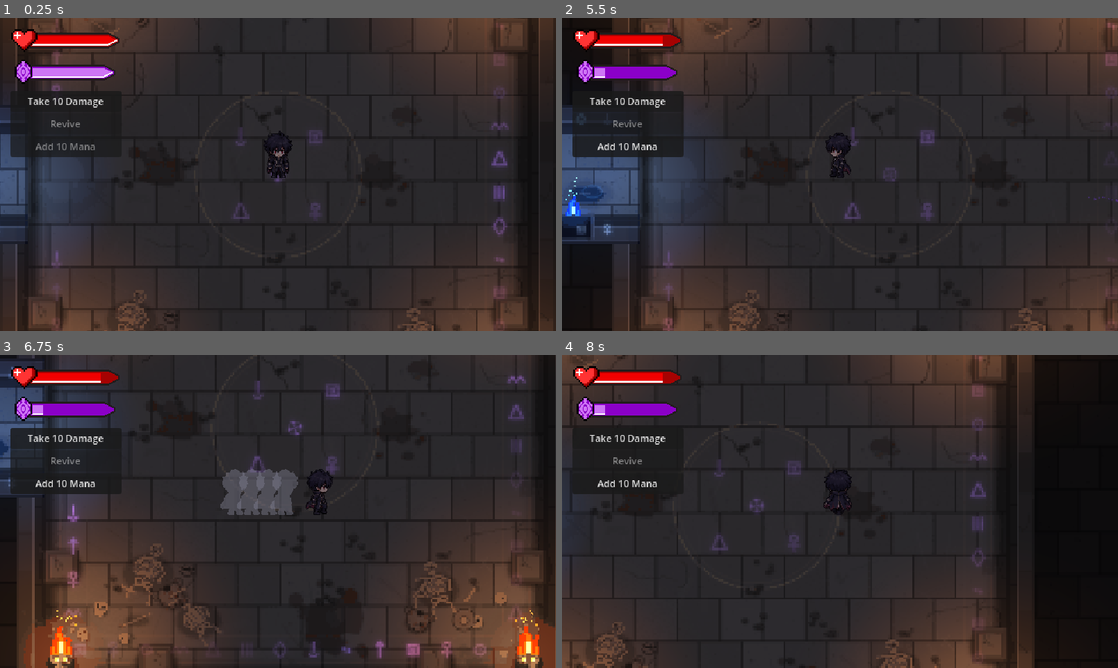
Above: before the commit, frames 1-4 (two rows, left to right).
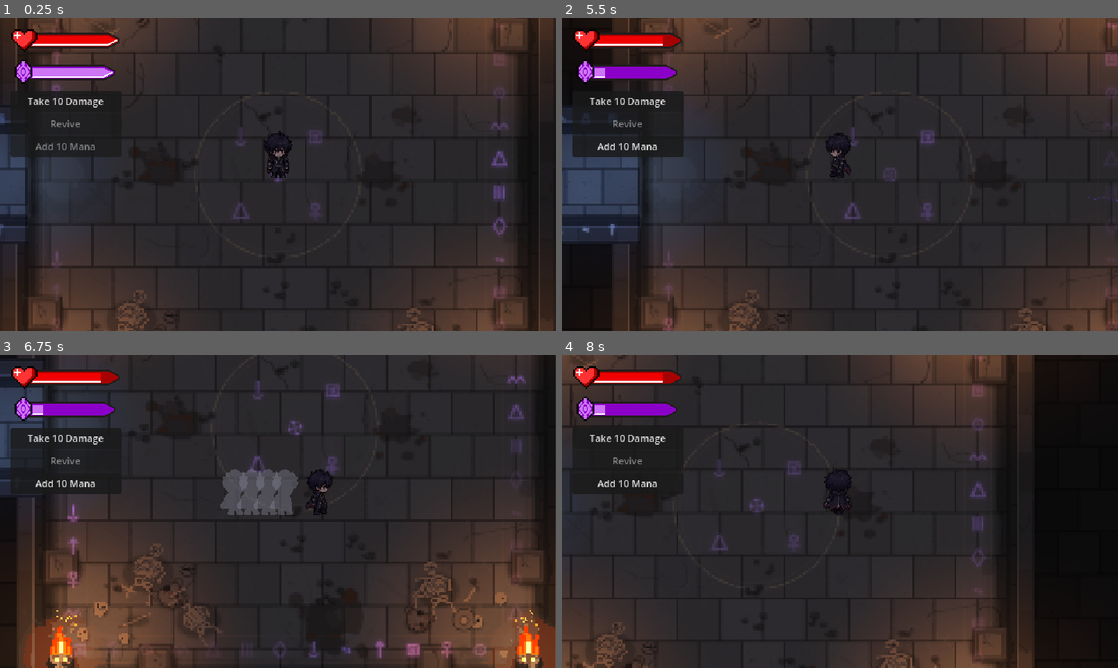
Above: after the commit, the same moments.

Repository: FahmiMj/godot-gta7
Game: Godot game, scene res://flat_map.tscn
Same seed, same stepped clock (60 frames per second), same inputs: the game is played once before the commit and once after it.
Inputs (mouse positions are in pixels of both pictures, inside the frame that each line leads up to):
- Up to frame 1 (0.25 s): no input
- Up to frame 2 (5.5 s): click "Take 10 Damage" at 0.5 s; tap Enter at 1.25 s; move the mouse to (962, 158) at 1.27 s; hold D (move_right) 1.28-2.03 s; hold E (attack) 1.28-2.03 s; move the mouse to (728, 190) at 2.02 s; hold S (move_down) 2.03-2.78 s; tap Q (flash_step) at 2.1, 3.6, 5.1 s; move the mouse to (895, 105) at 2.77 s; hold D (move_right) 2.78-3.53 s; hold E (attack) 2.78-3.53 s; move the mouse to (812, 237) at 3.52 s; hold W (move_up) 3.53-4.28 s; move the mouse to (1006, 221) at 4.27 s; hold E (attack) 4.28-5.03 s; hold A (move_left) from 4.28 s (still down); move the mouse to (673, 127) at 5.02 s
- Up to frame 3 (6.75 s): move the mouse to (305, 511) at 5.77 s; release A (move_left) at 5.78 s; hold S (move_down) 5.78-6.53 s; hold E (attack) 5.78-6.53 s; move the mouse to (194, 433) at 6.52 s; hold D (move_right) from 6.53 s (still down); tap Q (flash_step) at 6.6 s
- Up to frame 4 (8 s): move the mouse to (962, 495) at 7.27 s; release D (move_right) at 7.28 s; hold W (move_up) from 7.28 s (still down); hold E (attack) from 7.28 s (still down)

The runs differ from the first frame. In frame 1, 0.7% of the frame differs, in the area x 0-11%, y 30-77%; in frame 2, 2.3%, in the area x 0-20%, y 30-77%; in frame 3, 0.5%; in frame 4, less than 0.1%.

Commit message:
feat: lengthen corridor, add colliding storage racks and grate eyes
Doubles the inscribed corridor to 1500 units and shifts room 2 west to match. Adds symmetrical rack rows (barrels NW/SE, crates NE/SW) with collision, and a scripted amber-eye glimpse that peeks between the metal grate bars at random intervals.

Diff:
--- a/flat_map.tscn
+++ b/flat_map.tscn
@@ -18,6 +18,7 @@
 [ext_resource type="Shader" path="res://assets/shaders/summon_ring.gdshader" id="17_ring_shader"]
 [ext_resource type="Texture2D" path="res://assets/torch_flame_blue.png" id="18_blue_flame"]
 [ext_resource type="Script" path="res://scripts/water_ripple.gd" id="19_ripple"]
+[ext_resource type="Script" path="res://scripts/grate_eyes.gd" id="20_grate_eyes"]
 
 [sub_resource type="ShaderMaterial" id="ShaderMaterial_corridor_glyph"]
 shader = ExtResource("8_glyph_shader")
@@ -40,7 +41,7 @@
 size = Vector2(100, 850)
 
 [sub_resource type="RectangleShape2D" id="RectangleShape2D_corridor_wall"]
-size = Vector2(750, 100)
+size = Vector2(1500, 100)
 
 [sub_resource type="RectangleShape2D" id="RectangleShape2D_room2_h"]
 size = Vector2(2300, 100)
@@ -50,6 +51,12 @@
 
 [sub_resource type="RectangleShape2D" id="RectangleShape2D_room2_east"]
 size = Vector2(100, 900)
+
+[sub_resource type="RectangleShape2D" id="RectangleShape2D_rack_wide"]
+size = Vector2(480, 214)
+
+[sub_resource type="RectangleShape2D" id="RectangleShape2D_rack_narrow"]
+size = Vector2(360, 214)
 
 [sub_resource type="Gradient" id="Gradient_light"]
 offsets = PackedFloat32Array(0, 0.42, 0.78, 1)
@@ -95,18 +102,18 @@
 texture = ExtResource("7_glyph")
 
 [node name="Corridor" type="Sprite2D" parent="."]
-position = Vector2(-1275, 0)
+position = Vector2(-1650, 0)
 texture_filter = 1
 texture = ExtResource("14_corridor")
 
 [node name="CorridorGlyphs" type="Sprite2D" parent="."]
 material = SubResource("ShaderMaterial_corridor_glyph")
-position = Vector2(-1275, 0)
+position = Vector2(-1650, 0)
 texture_filter = 1
 texture = ExtResource("15_corridor_glyph")
 
 [node name="Room2" type="Sprite2D" parent="."]
-position = Vector2(-2700, 0)
+position = Vector2(-3450, 0)
 texture_filter = 1
 texture = ExtResource("13_room2")
 
@@ -114,31 +121,35 @@
 
 [node name="RingNW" type="Sprite2D" parent="SummonRings"]
 material = SubResource("ShaderMaterial_ring")
-position = Vector2(-3490, -690)
+position = Vector2(-4240, -690)
 texture_filter = 1
 texture = ExtResource("16_ring")
 
 [node name="RingNE" type="Sprite2D" parent="SummonRings"]
 material = SubResource("ShaderMaterial_ring")
-position = Vector2(-1910, -690)
+position = Vector2(-2660, -690)
 texture_filter = 1
 texture = ExtResource("16_ring")
 
 [node name="RingSW" type="Sprite2D" parent="SummonRings"]
 material = SubResource("ShaderMaterial_ring")
-position = Vector2(-3490, 690)
+position = Vector2(-4240, 690)
 texture_filter = 1
 texture = ExtResource("16_ring")
 
 [node name="RingSE" type="Sprite2D" parent="SummonRings"]
 material = SubResource("ShaderMaterial_ring")
-position = Vector2(-1910, 690)
+position = Vector2(-2660, 690)
 texture_filter = 1
 texture = ExtResource("16_ring")
 
 [node name="PuddleRipples" type="Node2D" parent="."]
 script = ExtResource("19_ripple")
-positions = PackedVector2Array(-3090, -290, -2440, -430, -2170, -230, -2840, 340, -2380, 530, -3200, 590, -2730, -70, -1350, -10, -1090, 70)
+positions = PackedVector2Array(-3840, -290, -3190, -430, -2920, -230, -3590, 340, -3130, 530, -3950, 590, -3480, -70, -2040, -10, -1640, 70, -1260, -20)
+
+[node name="GrateEyes" type="Node2D" parent="."]
+script = ExtResource("20_grate_eyes")
+positions = PackedVector2Array(-3550, 670, -3070, -665, -3930, -390, -2920, 215)
 
 [node name="TorchFlames" type="Node2D" parent="."]
 
@@ -177,7 +188,7 @@
 [node name="Room2Flames" type="Node2D" parent="."]
 
 [node name="FlameNW" type="Sprite2D" parent="Room2Flames"]
-position = Vector2(-3250, -1010)
+position = Vector2(-4000, -1010)
 texture_filter = 1
 texture = ExtResource("18_blue_flame")
 hframes = 6
@@ -186,7 +197,7 @@
 ember_color = Color(0.52, 0.78, 1, 0.9)
 
 [node name="FlameNE" type="Sprite2D" parent="Room2Flames"]
-position = Vector2(-2150, -1010)
+position = Vector2(-2900, -1010)
 texture_filter = 1
 texture = ExtResource("18_blue_flame")
 hframes = 6
@@ -195,7 +206,7 @@
 ember_color = Color(0.52, 0.78, 1, 0.9)
 
 [node name="FlameSW" type="Sprite2D" parent="Room2Flames"]
-position = Vector2(-3250, 950)
+position = Vector2(-4000, 950)
 texture_filter = 1
 texture = ExtResource("18_blue_flame")
 hframes = 6
@@ -204,7 +215,7 @@
 ember_color = Color(0.52, 0.78, 1, 0.9)
 
 [node name="FlameSE" type="Sprite2D" parent="Room2Flames"]
-position = Vector2(-2150, 950)
+position = Vector2(-2900, 950)
 texture_filter = 1
 texture = ExtResource("18_blue_flame")
 hframes = 6
@@ -215,7 +226,7 @@
 [node name="CorridorFlames" type="Node2D" parent="."]
 
 [node name="FlameW" type="Sprite2D" parent="CorridorFlames"]
-position = Vector2(-1410, -150)
+position = Vector2(-1950, -150)
 scale = Vector2(0.7, 0.7)
 texture_filter = 1
 texture = ExtResource("18_blue_flame")
@@ -227,7 +238,7 @@
 ember_color = Color(0.52, 0.78, 1, 0.9)
 
 [node name="FlameE" type="Sprite2D" parent="CorridorFlames"]
-position = Vector2(-1140, 150)
+position = Vector2(-1350, 150)
 scale = Vector2(0.7, 0.7)
 texture_filter = 1
 texture = ExtResource("18_blue_flame")
@@ -264,32 +275,50 @@
 shape = SubResource("RectangleShape2D_wall_v")
 
 [node name="CorridorTop" type="CollisionShape2D" parent="Walls"]
-position = Vector2(-1275, -200)
+position = Vector2(-1650, -200)
 shape = SubResource("RectangleShape2D_corridor_wall")
 
 [node name="CorridorBottom" type="CollisionShape2D" parent="Walls"]
-position = Vector2(-1275, 200)
+position = Vector2(-1650, 200)
 shape = SubResource("RectangleShape2D_corridor_wall")
 
 [node name="Room2North" type="CollisionShape2D" parent="Walls"]
-position = Vector2(-2700, -1000)
+position = Vector2(-3450, -1000)
 shape = SubResource("RectangleShape2D_room2_h")
 
 [node name="Room2South" type="CollisionShape2D" parent="Walls"]
-position = Vector2(-2700, 1000)
+position = Vector2(-3450, 1000)
 shape = SubResource("RectangleShape2D_room2_h")
 
 [node name="Room2West" type="CollisionShape2D" parent="Walls"]
-position = Vector2(-3800, 0)
+position = Vector2(-4550, 0)
 shape = SubResource("RectangleShape2D_room2_v")
 
 [node name="Room2EastNorth" type="CollisionShape2D" parent="Walls"]
-position = Vector2(-1600, -600)
+position = Vector2(-2350, -600)
 shape = SubResource("RectangleShape2D_room2_east")
 
 [node name="Room2EastSouth" type="CollisionShape2D" parent="Walls"]
-position = Vector2(-1600, 600)
+position = Vector2(-2350, 600)
 shape = SubResource("RectangleShape2D_room2_east")
+
+[node name="StorageProps" type="StaticBody2D" parent="."]
+
+[node name="RackNW" type="CollisionShape2D" parent="StorageProps"]
+position = Vector2(-3720, -831)
+shape = SubResource("RectangleShape2D_rack_wide")
+
+[node name="RackNE" type="CollisionShape2D" parent="StorageProps"]
+position = Vector2(-3060, -831)
+shape = SubResource("RectangleShape2D_rack_narrow")
+
+[node name="RackSW" type="CollisionShape2D" parent="StorageProps"]
+position = Vector2(-3720, 831)
+shape = SubResource("RectangleShape2D_rack_wide")
+
+[node name="RackSE" type="CollisionShape2D" parent="StorageProps"]
+position = Vector2(-3060, 831)
+shape = SubResource("RectangleShape2D_rack_narrow")
 
 [node name="Darkness" type="CanvasModulate" parent="." unique_id=771481218]
 color = Color(0.5, 0.5, 0.57, 1)
@@ -327,7 +356,7 @@
 script = ExtResource("2_flicker")
 
 [node name="Room2TorchNW" type="PointLight2D" parent="."]
-position = Vector2(-3250, -986)
+position = Vector2(-4000, -986)
 color = Color(0.44, 0.68, 1, 1)
 energy = 1.05
 texture = SubResource("GradientTexture2D_light_blue")
@@ -335,7 +364,7 @@
 script = ExtResource("2_flicker")
 
 [node name="Room2TorchNE" type="PointLight2D" parent="."]
-position = Vector2(-2150, -986)
+position = Vector2(-2900, -986)
 color = Color(0.44, 0.68, 1, 1)
 energy = 1.05
 texture = SubResource("GradientTexture2D_light_blue")
@@ -343,7 +372,7 @@
 script = ExtResource("2_flicker")
 
 [node name="Room2TorchSW" type="PointLight2D" parent="."]
-position = Vector2(-3250, 986)
+position = Vector2(-4000, 986)
 color = Color(0.44, 0.68, 1, 1)
 energy = 1.05
 texture = SubResource("GradientTexture2D_light_blue")
@@ -351,7 +380,7 @@
 script = ExtResource("2_flicker")
 
 [node name="Room2TorchSE" type="PointLight2D" parent="."]
-position = Vector2(-2150, 986)
+position = Vector2(-2900, 986)
 color = Color(0.44, 0.68, 1, 1)
 energy = 1.05
 texture = SubResource("GradientTexture2D_light_blue")
@@ -359,7 +388,7 @@
 script = ExtResource("2_flicker")
 
 [node name="CorridorTorchW" type="PointLight2D" parent="."]
-position = Vector2(-1410, -120)
+position = Vector2(-1950, -120)
 color = Color(0.42, 0.66, 1, 1)
 energy = 0.55
 texture = SubResource("GradientTexture2D_light_blue")
@@ -367,7 +396,7 @@
 script = ExtResource("2_flicker")
 
 [node name="CorridorTorchE" type="PointLight2D" parent="."]
-position = Vector2(-1140, 120)
+position = Vector2(-1350, 120)
 color = Color(0.42, 0.66, 1, 1)
 energy = 0.55
 texture = SubResource("GradientTexture2D_light_blue")
@@ -383,35 +412,35 @@
 script = ExtResource("2_flicker")
 
 [node name="RingLightNW" type="PointLight2D" parent="."]
-position = Vector2(-3490, -690)
+position = Vector2(-4240, -690)
 color = Color(0.5, 0.66, 1, 1)
 energy = 0.55
 texture = SubResource("GradientTexture2D_light_blue")
 texture_scale = 1.6
 
 [node name="RingLightNE" type="PointLight2D" parent="."]
-position = Vector2(-1910, -690)
+position = Vector2(-2660, -690)
 color = Color(0.5, 0.66, 1, 1)
 energy = 0.55
 texture = SubResource("GradientTexture2D_light_blue")
 texture_scale = 1.6
 
 [node name="RingLightSW" type="PointLight2D" parent="."]
-position = Vector2(-3490, 690)
+position = Vector2(-4240, 690)
 color = Color(0.5, 0.66, 1, 1)
 energy = 0.55
 texture = SubResource("GradientTexture2D_light_blue")
 texture_scale = 1.6
 
 [node name="RingLightSE" type="PointLight2D" parent="."]
-position = Vector2(-1910, 690)
+position = Vector2(-2660, 690)
 color = Color(0.5, 0.66, 1, 1)
 energy = 0.55
 texture = SubResource("GradientTexture2D_light_blue")
 texture_scale = 1.6
 
 [node name="Room2CenterLight" type="PointLight2D" parent="."]
-position = Vector2(-2700, 0)
+position = Vector2(-3450, 0)
 color = Color(0.42, 0.58, 0.92, 1)
 energy = 0.72
 texture = SubResource("GradientTexture2D_light_blue")
--- /dev/null
+++ b/scripts/grate_eyes.gd
@@ -0,0 +1,65 @@
+extends Node2D
+## Occasionally reveals a pair of monster eyes between the bars of a floor grate.
+
+const EYES_TEXTURE := preload("res://assets/grate_eyes.png")
+
+## World positions of the grate centres this node should peek through.
+@export var positions: PackedVector2Array = PackedVector2Array()
+## How long to wait between glimpses.
+@export var min_delay: float = 3.0
+@export var max_delay: float = 8.0
+## How long the eyes linger after the blink.
+@export var min_visible: float = 1.1
+@export var max_visible: float = 2.4
+
+var _eyes: Array[Sprite2D] = []
+var _timer: float = 0.0
+var _busy: bool = false
+
+
+func _ready() -> void:
+	for p in positions:
+		var eye := Sprite2D.new()
+		eye.texture = EYES_TEXTURE
+		eye.texture_filter = CanvasItem.TEXTURE_FILTER_NEAREST
+		eye.position = p
+		eye.modulate = Color(1.0, 1.0, 1.0, 0.0)
+		eye.visible = false
+		add_child(eye)
+		_eyes.append(eye)
+	_timer = randf_range(1.2, 3.5)
+
+
+func _process(delta: float) -> void:
+	if _busy or _eyes.is_empty():
+		return
+	_timer -= delta
+	if _timer <= 0.0:
+		_reveal()
+
+
+func _reveal() -> void:
+	_busy = true
+	var index := randi() % _eyes.size()
+	var eye := _eyes[index]
+	eye.position = positions[index] + Vector2(randf_range(-1.5, 1.5), 0.0)
+	eye.scale = Vector2.ONE
+	eye.modulate = Color(1.0, 1.0, 1.0, 0.0)
+	eye.visible = true
+
+	var tween := create_tween()
+	tween.tween_property(eye, "modulate:a", 1.0, 0.4)\
+		.set_trans(Tween.TRANS_SINE).set_ease(Tween.EASE_IN_OUT)
+	tween.tween_property(eye, "position:x", eye.position.x + randf_range(-2.5, 2.5), 0.55)\
+		.set_trans(Tween.TRANS_SINE)
+	# one slow blink, then stare a little longer
+	tween.tween_property(eye, "scale:y", 0.06, 0.06)
+	tween.tween_property(eye, "scale:y", 1.0, 0.1)
+	tween.tween_interval(randf_range(min_visible, max_visible))
+	tween.tween_property(eye, "modulate:a", 0.0, 0.5)\
+		.set_trans(Tween.TRANS_SINE).set_ease(Tween.EASE_IN_OUT)
+	tween.tween_callback(func() -> void:
+		eye.visible = false
+		_busy = false
+		_timer = randf_range(min_delay, max_delay)
+	)
Binary file changed: assets/corridor_glyphs.png
Binary file changed: assets/corridor_map.png
Binary file added: assets/grate_eyes.png
Not shown, added: assets/grate_eyes.png.import
Binary file changed: assets/room2_map.png
Not shown, added: scripts/grate_eyes.gd.uid
